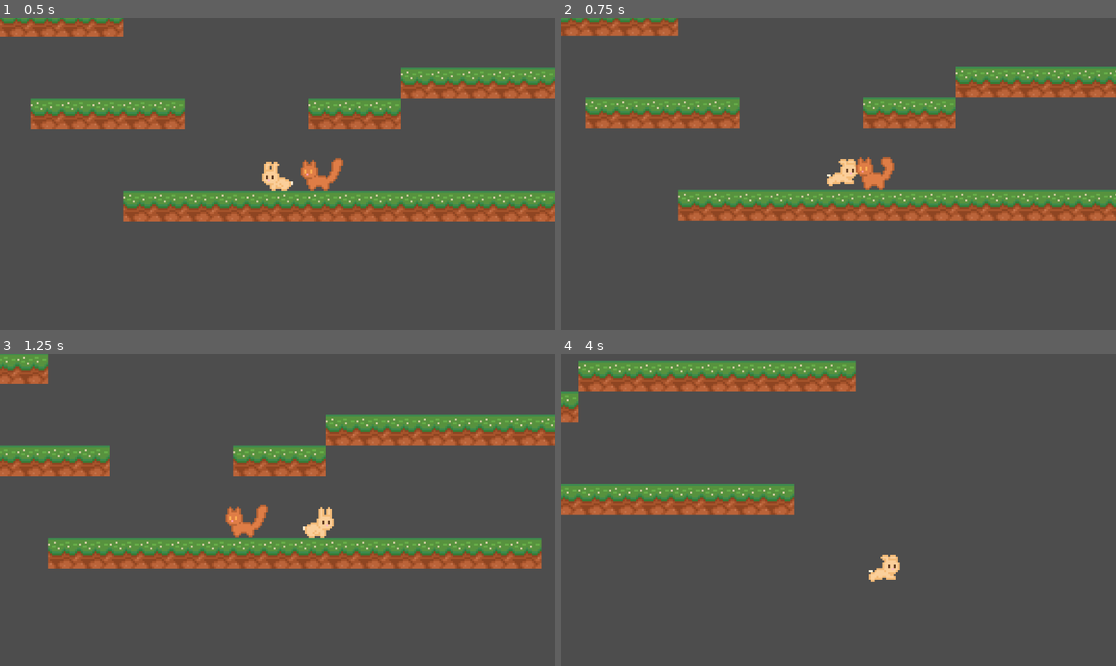
Above: before the commit, frames 1-4 (two rows, left to right).
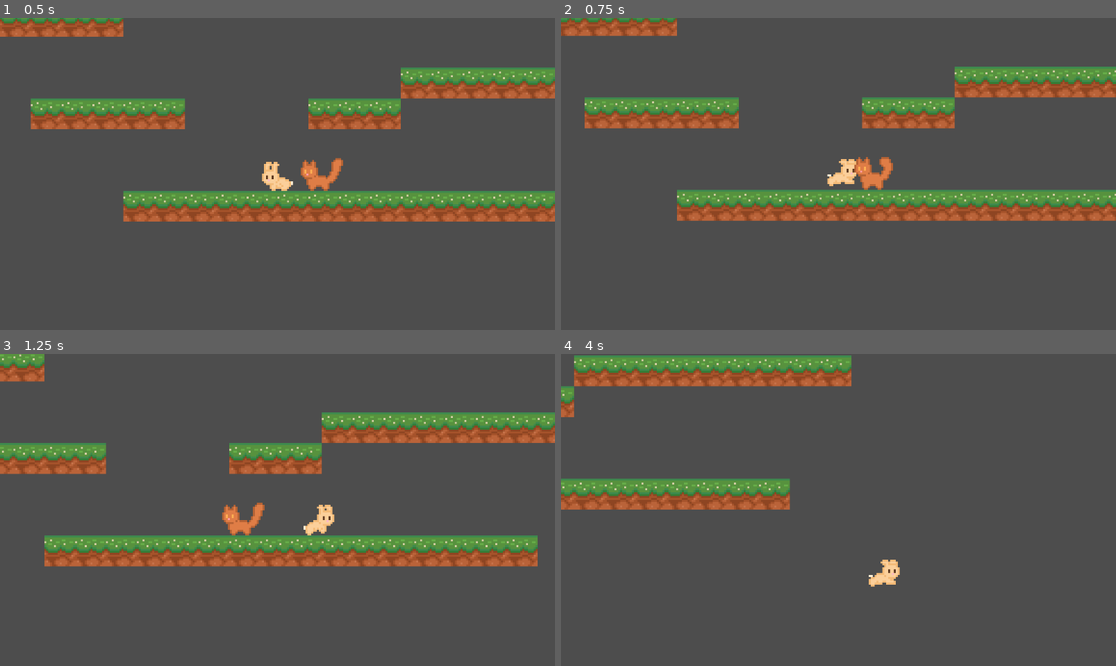
Above: after the commit, the same moments.

Repository: rose-ink/GJF2024
Game: Godot game, scene res://Scenes/grass_area.tscn
Two runs of this game, one before a commit and one after it. Both use one fixed random seed, a clock stepped at 60 frames per second and the inputs below.
Inputs:
- Up to frame 1 (0.5 s): no input
- Up to frame 2 (0.75 s): hold Right (bunny_right) from 0.53 s (still down)
- Up to frame 3 (1.25 s): keep holding Right (bunny_right); tap Up (bunny_jump) at 0.77 s
- Up to frame 4 (4 s): tap Up (bunny_jump) at 1.52, 3.02, 3.77 s; release Right (bunny_right) at 2.03 s; hold Left (bunny_left) 2.03-2.78 s; hold Right (bunny_right) from 2.78 s (still down)

Frame 1 is identical in both runs. In frame 2, 1.4% of the frame differs, in the area x 1-100%, y 0-66%; in frame 3, 9.7%, in the area x 0-100%, y 0-69%; in frame 4, 8.0%.

Commit message:
update cat collision

Diff:
--- a/Scenes/cat.tscn
+++ b/Scenes/cat.tscn
@@ -70,8 +70,8 @@
 }]
 
 [sub_resource type="CapsuleShape2D" id="CapsuleShape2D_qwcon"]
-radius = 7.99978
-height = 17.9995
+radius = 7.0
+height = 16.0
 
 [node name="CharacterBody2D" type="CharacterBody2D"]
 
@@ -81,6 +81,5 @@
 autoplay = "idle"
 
 [node name="CollisionShape2D" type="CollisionShape2D" parent="."]
-position = Vector2(-2, 4)
-rotation = -1.5634
+position = Vector2(-3, 4)
 shape = SubResource("CapsuleShape2D_qwcon")
Not shown: 1 places in Scenes/cat.tscn that only renumber resources
